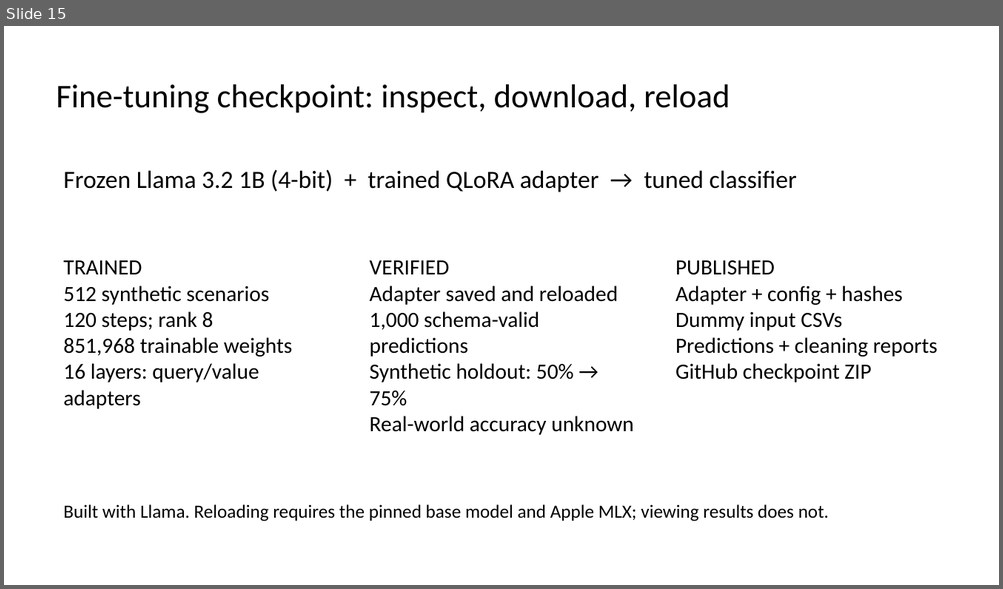
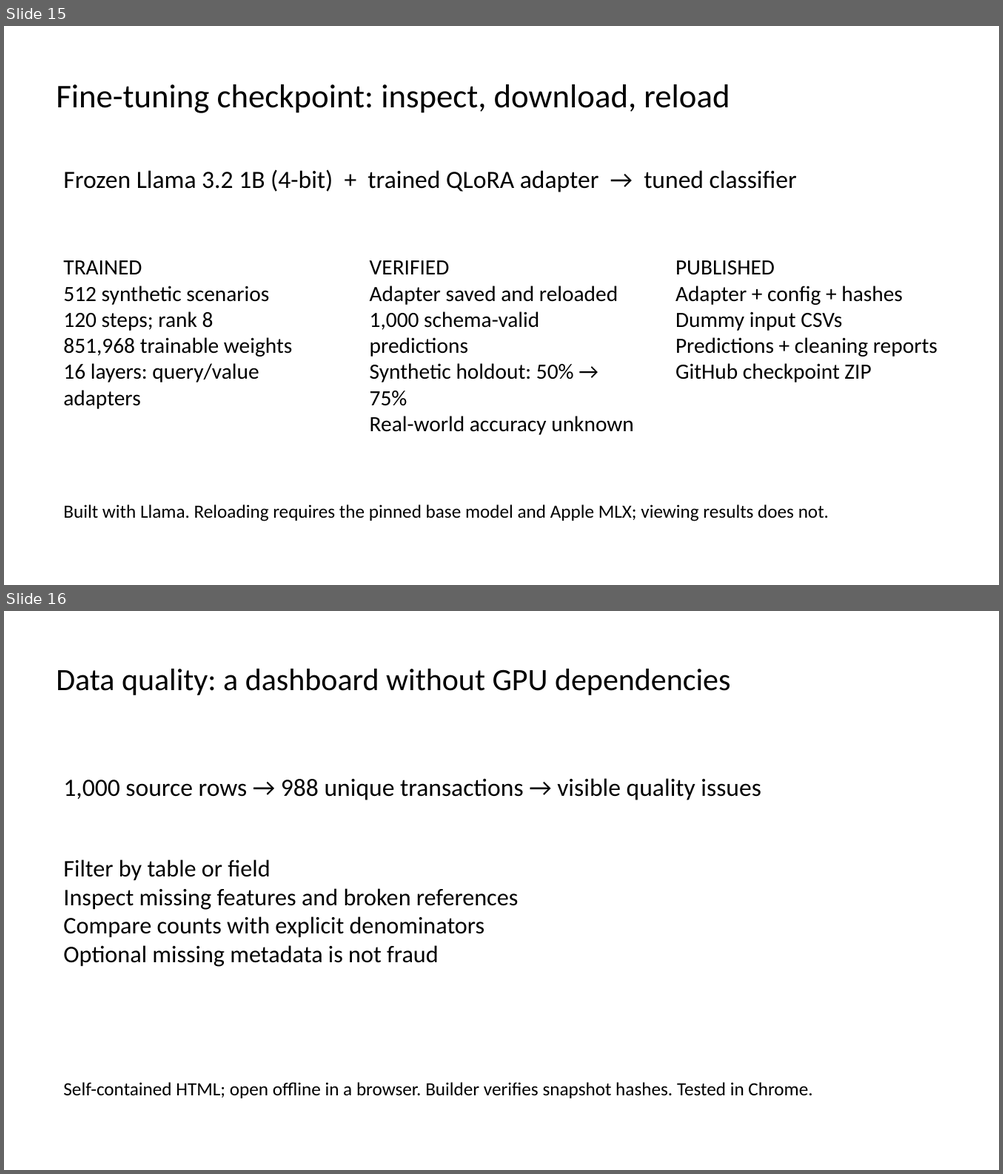
Before and after one commit to Vinay1656/fraud-sentinel, a slide deck: docs/presentation.pptx. Shown one above the other, each under a label of ours: slide 15 before the commit, slides 15 and 16 after it. The pictures are 1003x589 and 1003x1174 pixels, drawn with LibreOffice and Linux fonts; fonts in the diff are those of the drawing. Boxes give left, top, right and bottom in pixels: in the first picture for what was removed or moved away, otherwise in the second. Text is boxed around its words. In the diff, an @@ line names an element or a change of style, - is before the commit and + after.

Commit message:
Add verified offline data-quality dashboard

```diff
--- a/docs/presentation.pptx
+++ b/docs/presentation.pptx
@@ slide 16 added at [4,611,999,1170], background #FFFFFF @@
@@ text added at [56,669,730,695], 30 pt, text #000000 @@
+Data quality: a dashboard without GPU dependencies
@@ text added at [63,778,760,800], 24 pt, text #000000 @@
+1,000 source rows → 988 unique transactions → visible quality issues
@@ text added at [63,860,518,967], 23 pt, text #000000 @@
+Filter by table or field
+Inspect missing features and broken references
+Compare counts with explicit denominators
+Optional missing metadata is not fraud
@@ text added at [63,1082,812,1099], 18 pt, text #000000 @@
+Self-contained HTML; open offline in a browser. Builder verifies snapshot hashes. Tested in Chrome.
```
Also in this commit, not shown: 9 other files.
